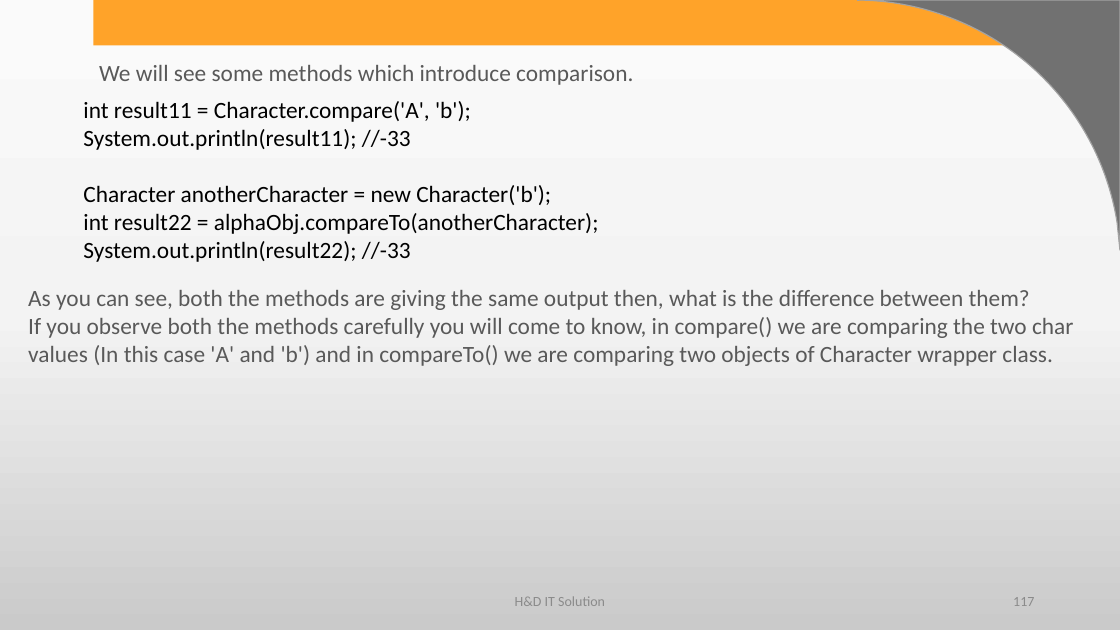
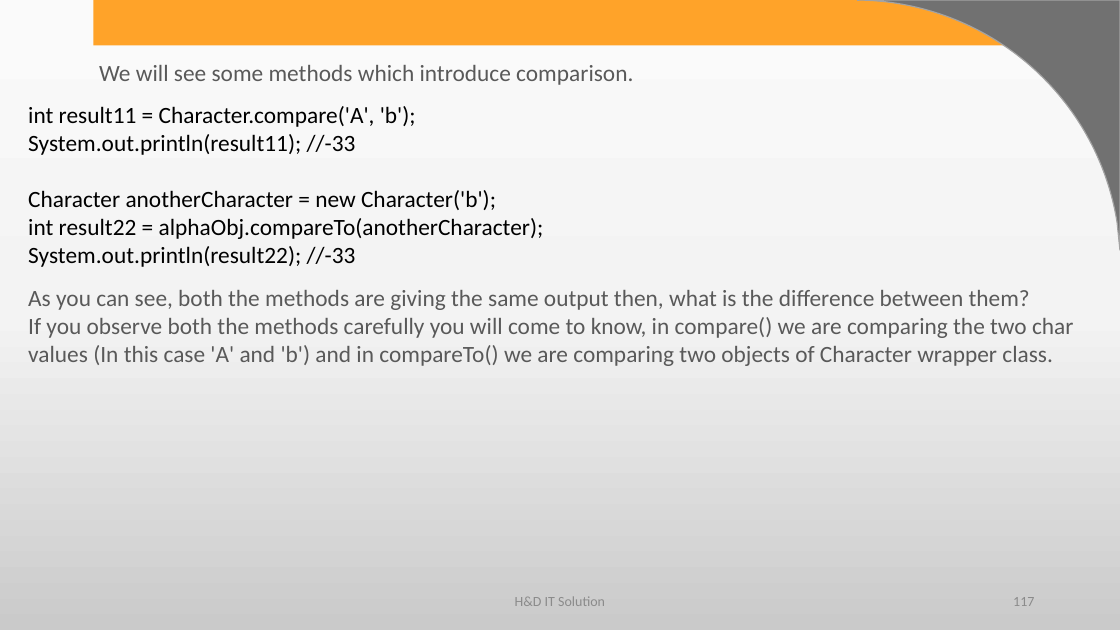
Before and after one commit to harshadasawant/infinite_code, a slide deck: slide 117 of ppt/JAVA syllabus.pptx. Drawn at 1120x630 pixels with LibreOffice and Linux fonts; fonts in the diff are those of the drawing; background and template pictures are left out. Boxes give left, top, right and bottom in pixels: in the first picture for what was removed or moved away, otherwise in the second. Text is boxed around its words. In the diff, an @@ line names an element or a change of style, - is before the commit and + after.

```diff
--- a/ppt/JAVA syllabus.pptx
+++ b/ppt/JAVA syllabus.pptx
@@ text "int result11 = Character.compare('A', 'b');": place and size @@
-text "int result11 = Character.compare('A', 'b');" at (83, 101, 599, 262)
+text "int result11 = Character.compare('A', 'b');" at (28, 106, 544, 267)
```
Also in this commit, not shown: 3 other slides changed, 130 slides added, 2 other files.
